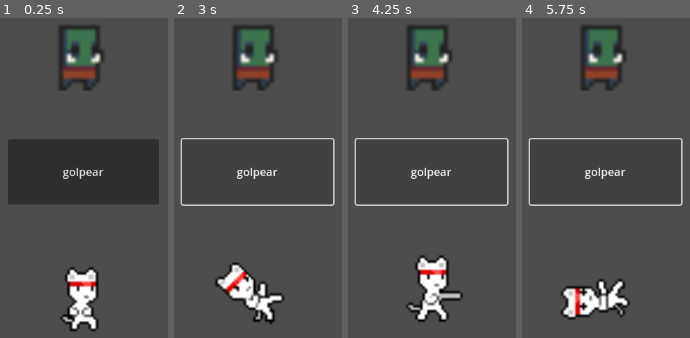
Above: before the commit, frames 1-4 (left to right).
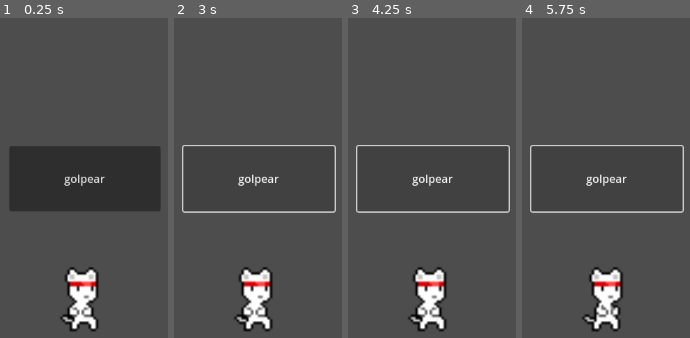
Above: after the commit, the same moments.

Repository: nicolefolco/integrador_godot
Game: Godot game, scene res://escena_principal/escena_principal.tscn
Same seed, same stepped clock (60 frames per second), same inputs: the game is played once before the commit and once after it. The project has no main scene, so this scene is started directly.
Inputs:
- Up to frame 1 (0.25 s): no input
- Up to frame 2 (3 s): click "golpear" at 0.5 s; click "golpear" at 1.25 s; click "golpear" at 2 s
- Up to frame 3 (4.25 s): no input
- Up to frame 4 (5.75 s): no input

The runs differ from the first frame. In frame 1, 8.4% of the frame differs, in the area x 4-96%, y 2-61%; in frame 2, 12%; in frame 3, 11%; in frame 4, 12%, in the area x 3-97%, y 2-99%.

Commit message:
Problema con animacion en bucle solucionado

Diff:
--- a/escena_principal/animated_sprite_2d.gd
+++ b/escena_principal/animated_sprite_2d.gd
@@ -1,10 +1,9 @@
 extends AnimatedSprite2D
 
 var estado_actual = "idle"
-var boton_apretado = false
 var contador_clicks_golpear = 0
 
-func _ready() -> void:
+func _ready():
 	play("idle")
 
 func estado_personaje(unEstado):
@@ -19,20 +18,20 @@
 	estado_actual = "recibe_danio"
 
 func animacion_recibe_danio_2():
-	play("recibe_danio_2")
-	estado_actual = "recibe_danio_2"
+	if (estado_actual == "idle" and contador_clicks_golpear >= 3 and contador_clicks_golpear <= 5):
+		play("recibe_danio_2")
+		estado_actual = "recibe_danio_2"
+		contador_clicks_golpear += 1
 
-func _on_golpear_pressed() -> void:
-	boton_apretado = true
+
+func _on_golpear_pressed():
 	if (estado_actual == "idle" and contador_clicks_golpear >= 0 and contador_clicks_golpear <= 1):
 		animacion_recibe_danio()
 		contador_clicks_golpear +=1
-	elif (estado_actual == "idle" and contador_clicks_golpear >= 3 and contador_clicks_golpear <= 5):
+	else:
 		animacion_recibe_danio_2()
-		contador_clicks_golpear += 1
 
 
-func _on_animation_finished() -> void:
+func _on_animation_finished():
 	if estado_actual == "recibe_danio" or "recibe_danio_2":
-		boton_apretado = false
 		animacion_idle()
--- a/escena_principal/escena_principal.tscn
+++ b/escena_principal/escena_principal.tscn
@@ -176,7 +176,7 @@
 "duration": 1.0,
 "texture": ExtResource("13_xjwby")
 }],
-"loop": true,
+"loop": false,
 "name": &"recibe_danio",
 "speed": 5.0
 }, {
@@ -211,7 +211,7 @@
 "duration": 1.0,
 "texture": ExtResource("20_lolu4")
 }],
-"loop": true,
+"loop": false,
 "name": &"recibe_danio_2",
 "speed": 5.0
 }]
@@ -219,7 +219,25 @@
 [node name="escena_principal" type="Node2D"]
 script = ExtResource("1_plhmg")
 
+[node name="golpear" type="Button" parent="."]
+anchors_preset = 8
+anchor_left = 0.5
+anchor_top = 0.5
+anchor_right = 0.5
+anchor_bottom = 0.5
+offset_left = 472.0
+offset_top = 289.0
+offset_right = 690.0
+offset_bottom = 383.0
+grow_horizontal = 2
+grow_vertical = 2
+size_flags_horizontal = 4
+size_flags_vertical = 4
+text = "golpear
+"
+
 [node name="Personaje" type="Node2D" parent="."]
+visible = false
 
 [node name="Sprite2D" type="Sprite2D" parent="Personaje"]
 position = Vector2(567, 150)
@@ -240,22 +258,8 @@
 position = Vector2(582.99994, 515)
 scale = Vector2(3.4, 3.3999999)
 sprite_frames = SubResource("SpriteFrames_r0811")
-animation = &"recibe_danio_2"
+animation = &"idle"
 script = ExtResource("14_f134c")
 
-[node name="CanvasLayer" type="CanvasLayer" parent="."]
-
-[node name="golpear" type="Button" parent="CanvasLayer"]
-anchors_preset = 5
-anchor_left = 0.5
-anchor_right = 0.5
-offset_left = -106.0
-offset_top = 279.0
-offset_right = 112.0
-offset_bottom = 373.0
-grow_horizontal = 2
-text = "golpear
-"
-
+[connection signal="pressed" from="golpear" to="Personaje_2/AnimatedSprite2D" method="_on_golpear_pressed"]
 [connection signal="animation_finished" from="Personaje_2/AnimatedSprite2D" to="Personaje_2/AnimatedSprite2D" method="_on_animation_finished"]
-[connection signal="pressed" from="CanvasLayer/golpear" to="Personaje_2/AnimatedSprite2D" method="_on_golpear_pressed"]
